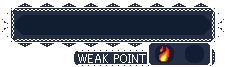
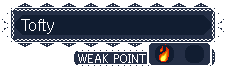
Two versions of the same layered image (225x67). Layer-by-layer changes:
added layer "Tofty" above "sES18ヒヤシトカゲ.png" over bbox(21, 19, 54, 34)
showed "Pasted Layer", painted on it over bbox(21, 19, 54, 33)
